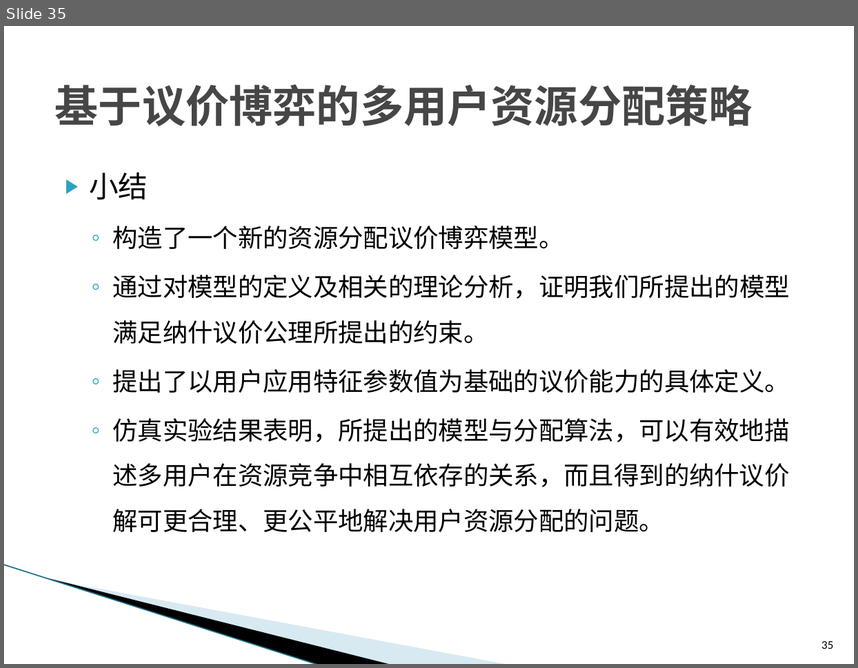
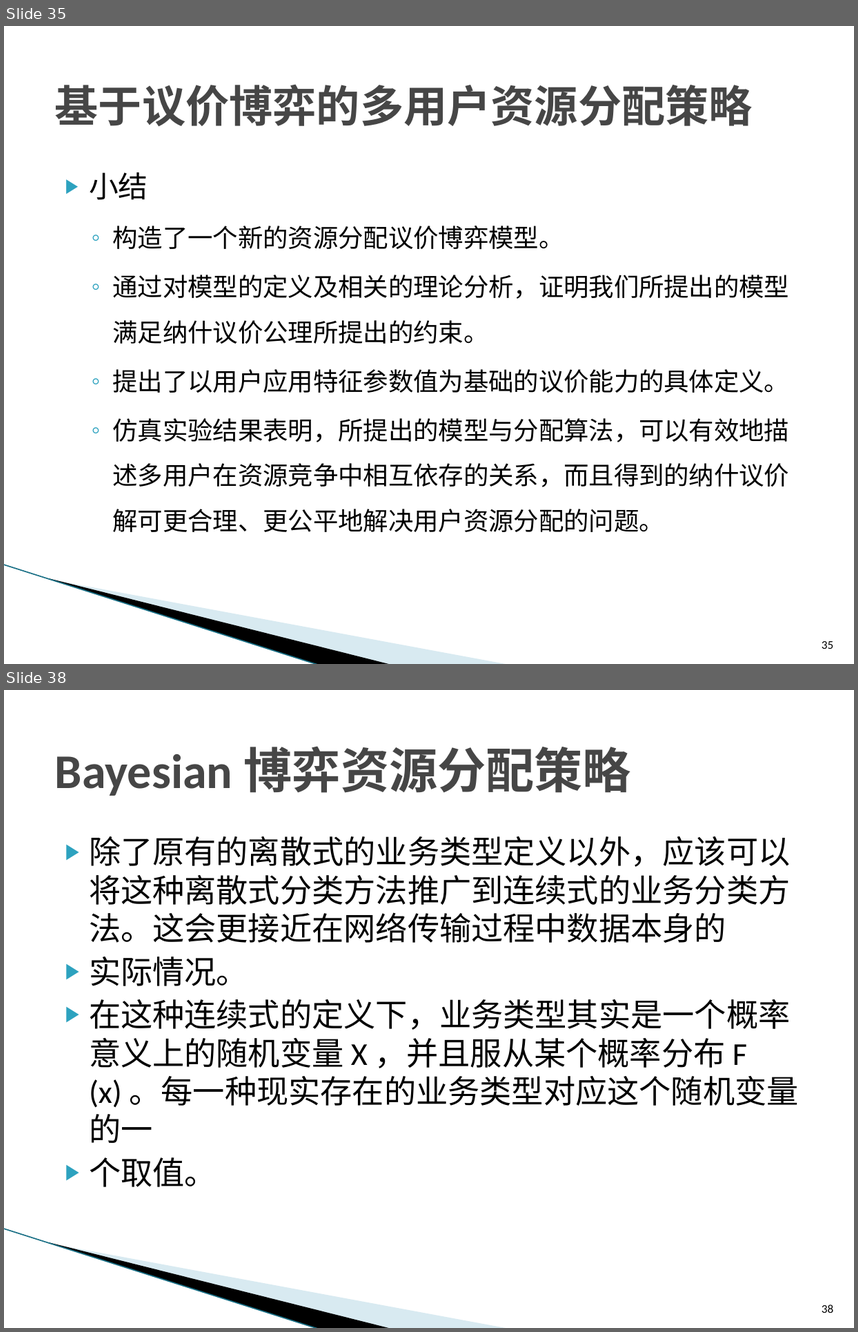
Before and after one commit to ZhiweiYAN/yzw_thesis, a slide deck: defense_phd.pptx. Shown one above the other, each under a label of ours: slide 35 before the commit, slides 35 and 38 after it; the slides between them are not shown. The pictures are 858x668 and 858x1332 pixels, drawn with LibreOffice and Linux fonts; fonts in the diff are those of the drawing; background and template pictures are left out. Boxes give left, top, right and bottom in pixels: in the first picture for what was removed or moved away, otherwise in the second. Text is boxed around its words. In the diff, an @@ line names an element or a change of style, - is before the commit and + after.

Commit message:
bayesian end

```diff
--- a/defense_phd.pptx
+++ b/defense_phd.pptx
@@ slide 38 added at [4, 690, 854, 1328], background #FFFFFF; not listed: 3 template elements that a slide beside it also shows @@
@@ title added at [55, 746, 631, 796], 41 pt, text #464646, bold @@
+Bayesian 博弈资源分配策略
@@ text added at [89, 836, 799, 1187], 27 pt, text #000000 @@
+▶ 除了原有的离散式的业务类型定义以外，应该可以将这种离散式分类方法推广到连续式的业务分类方法。这会更接近在网络传输过程中数据本身的
+▶ 实际情况。
+▶ 在这种连续式的定义下，业务类型其实是一个概率意义上的随机变量 X ，并且服从某个概率分布 F (x) 。每一种现实存在的业务类型对应这个随机变量的一
+▶ 个取值。
@@ page number added at [822, 1304, 833, 1312], 10 pt, text #000000 @@
+38
```
Also in this commit, not shown: 5 slides changed, 20 other slides added.
